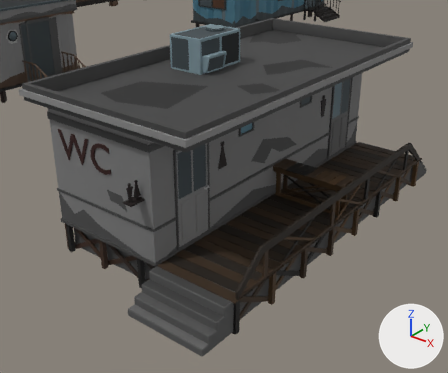
Two versions of the FBX model MrRobot/Assets/Models/FBX/Environment/Buildings.fbx, one commit apart.
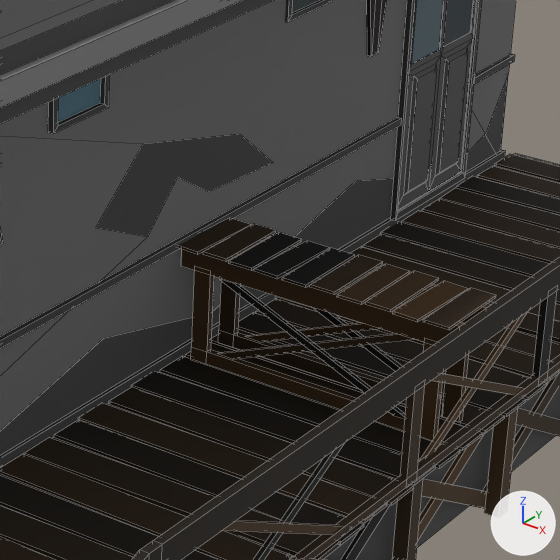
The first picture shows the older version from a 50 mm lens placed at (4.27, 2.26, 5.94), pointed at (-2.26, 10.41, 0.89). The close-ups show both versions on the part from 51% to 83% of the width and 27% to 66% of the height of that picture. Lighting does not change. The marker at lower right points along +X, +Y and +Z. The close-ups show mesh edges as thin lines. Where no turn or scale is listed for an object, it has been applied to the vertices.

Objects in the first close-up: 'building_toilet', 'building_toilet_table'.
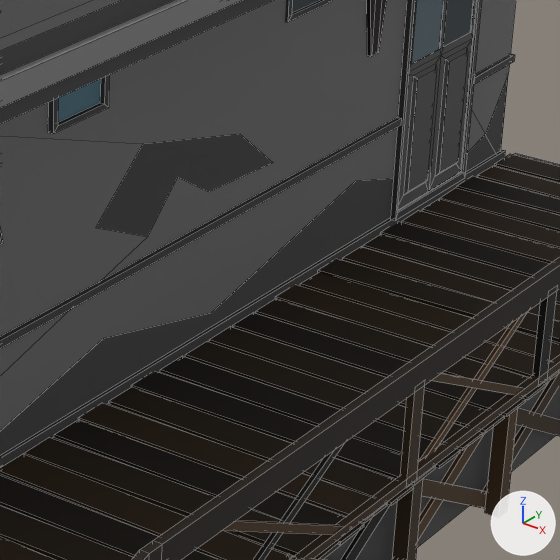
What changed in the scene script:
```text
Remove ob_building_toilet_table:
    ob_building_toilet_table = bpy.data.objects.new('building_toilet_table', me_building_toilet_001)
    ob_building_toilet_table.location = (-0.985, 11.421, 0.545)
```

Changed parts and their boxes (x1, y1, x2, y2) in the close-ups (560 x 560 px):
'building_toilet_table', deleted
    before: (178, 218, 496, 441)
